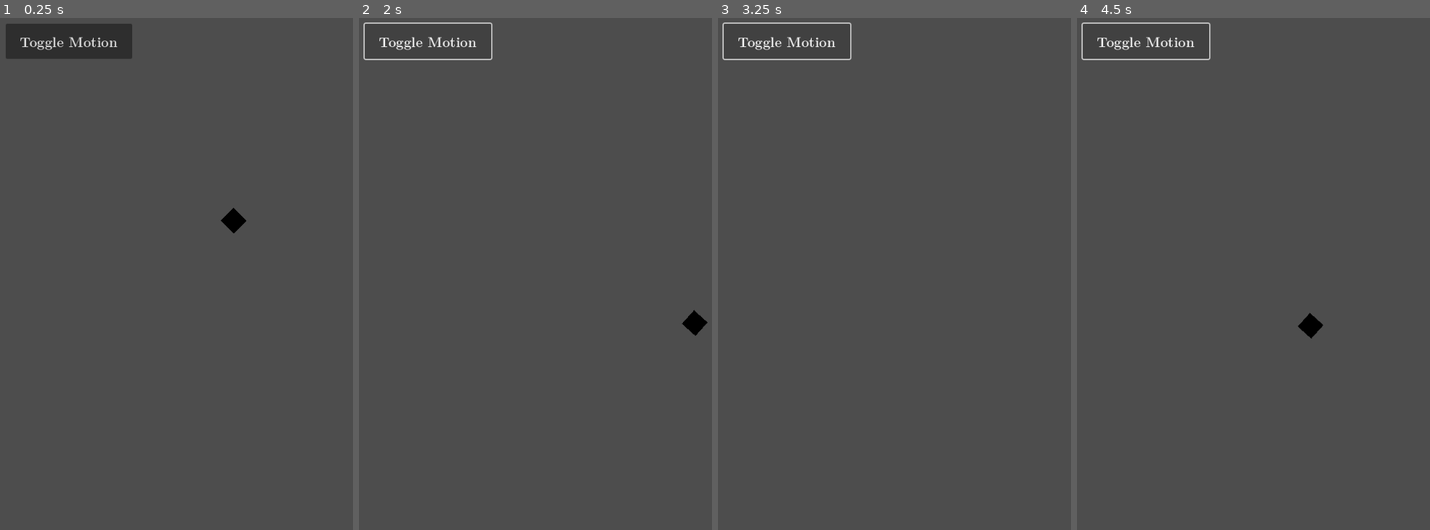
Above: before the commit, frames 1-4 (left to right).
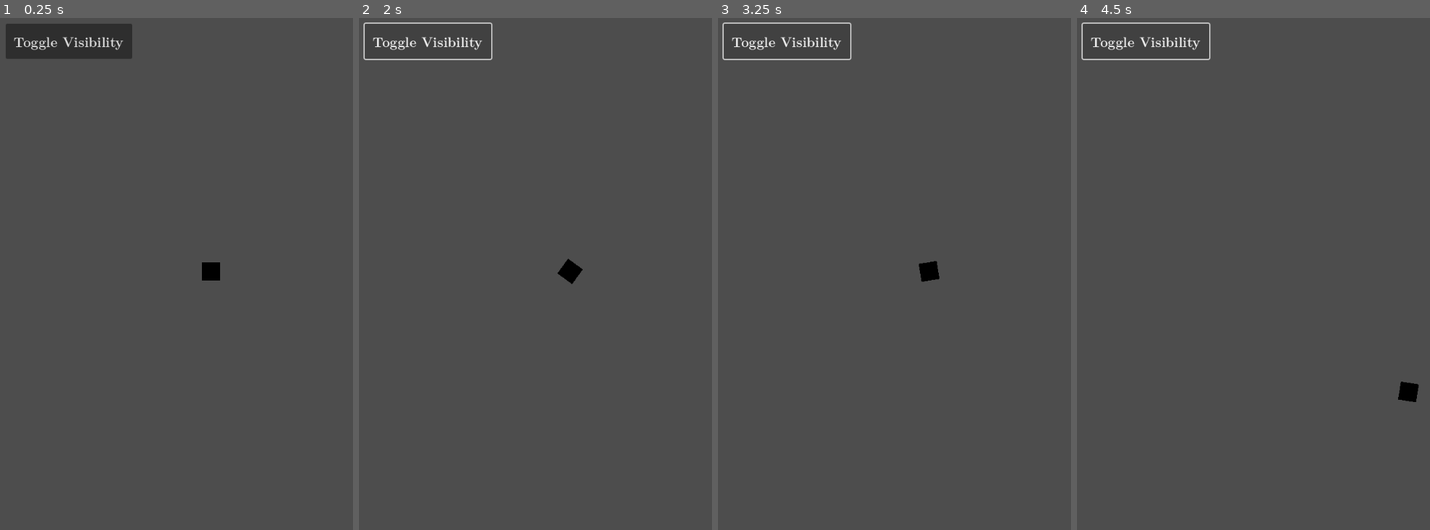
Above: after the commit, the same moments.

Repository: jmcgover/pirate-jam-17
Game: Godot game, scene res://node_2d.tscn
The game is run twice, just before and just after one commit, with the same random seed, the same clock (stepped at 60 frames per second) and the same inputs. The project has no main scene, so this scene is started directly. The engine's default icon, where the game draws it, is replaced by a stand-in: a white triangle on a blue panel in a dark square.
Inputs:
- Up to frame 1 (0.25 s): no input
- Up to frame 2 (2 s): click "Toggle Motion" (after the commit: "Toggle Visibility") at 0.5 s; tap Enter at 1.25 s; hold Right (ui_right) from 1.28 s (still down)
- Up to frame 3 (3.25 s): release Right (ui_right) at 2.03 s; hold Left (ui_left) 2.03-2.78 s; hold Right (ui_right) from 2.78 s (still down)
- Up to frame 4 (4.5 s): release Right (ui_right) at 3.53 s; hold Up (ui_up) 3.53-4.28 s; hold Left (ui_left) from 4.28 s (still down)

The runs differ from the first frame. In frame 1, 0.7% of the frame differs, in the area x 3-70%, y 3-52%; in frame 2, 0.7%; in frame 3, 0.5%; in frame 4, 0.7%, in the area x 3-97%, y 3-75%.

Commit message:
this is the one I like
done with this one: https://docs.godotengine.org/en/stable/getting_started/step_by_step/signals.html

Diff:
--- a/script/node_2d.tscn
+++ b/script/node_2d.tscn
@@ -9,9 +9,6 @@
 [node name="Sprite2D" parent="." instance=ExtResource("1_wtcfe")]
 texture = ExtResource("2_epypp")
 
-[node name="Timer" type="Timer" parent="Sprite2D"]
-autostart = true
-
 [node name="Button" type="Button" parent="."]
 offset_left = 138.0
 offset_top = 74.0
@@ -19,6 +16,6 @@
 offset_bottom = 136.0
 theme_override_fonts/font = ExtResource("3_0hol4")
 theme_override_font_sizes/font_size = 24
-text = "Toggle Motion"
+text = "Toggle Visibility"
 
 [connection signal="pressed" from="Button" to="Sprite2D" method="_on_button_pressed"]
--- a/script/sprite_2d.gd
+++ b/script/sprite_2d.gd
@@ -11,34 +11,18 @@
 	print("Hello, World!")
 
 func _process(delta):
-	#var direction = 0
-	#if Input.is_action_pressed("ui_left"):
-		#direction = -1
-	#if Input.is_action_pressed("ui_right"):
-		#direction = 1
-		#
-	#rotation += angular_speed * delta * direction
-	#
-	#var velocity = Vector2.ZERO
-	#if Input.is_action_pressed("ui_up"):
-		#velocity = Vector2.UP.rotated(rotation) * speed
-	#position += velocity * delta
-	rotation += angular_speed * delta
-	var velocity = Vector2.UP.rotated(rotation) * speed
+	var direction = 0
+	if Input.is_action_pressed("ui_left"):
+		direction = -1
+	if Input.is_action_pressed("ui_right"):
+		direction = 1
+
+	rotation += angular_speed * delta * direction
+
+	var velocity = Vector2.ZERO
+	if Input.is_action_pressed("ui_up"):
+		velocity = Vector2.UP.rotated(rotation) * speed
 	position += velocity * delta
 
-func _ready():
-	var timer = get_node("Timer")
-	timer.timeout.connect(_on_timer_timeout)
-
 func _on_button_pressed() -> void:
-	set_process(not is_processing())
-
-func _on_timer_timeout():
 	visible = not visible
-
-
-func take_damage(amount):
-	var old_health = health
-	health -= amount
-	health_changed.emit(old_health, health)
